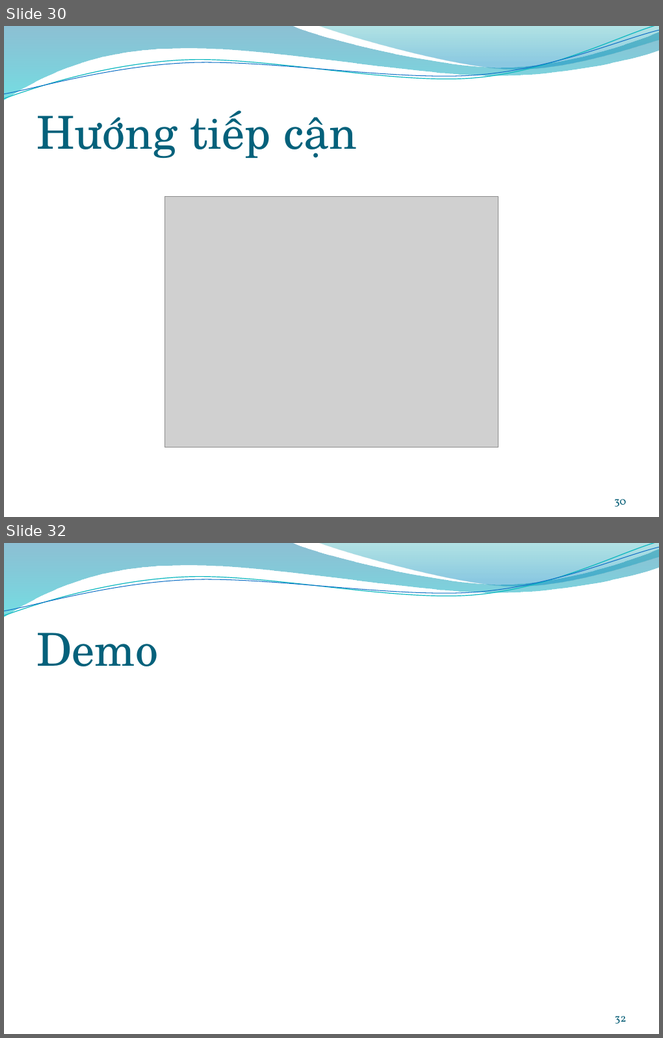
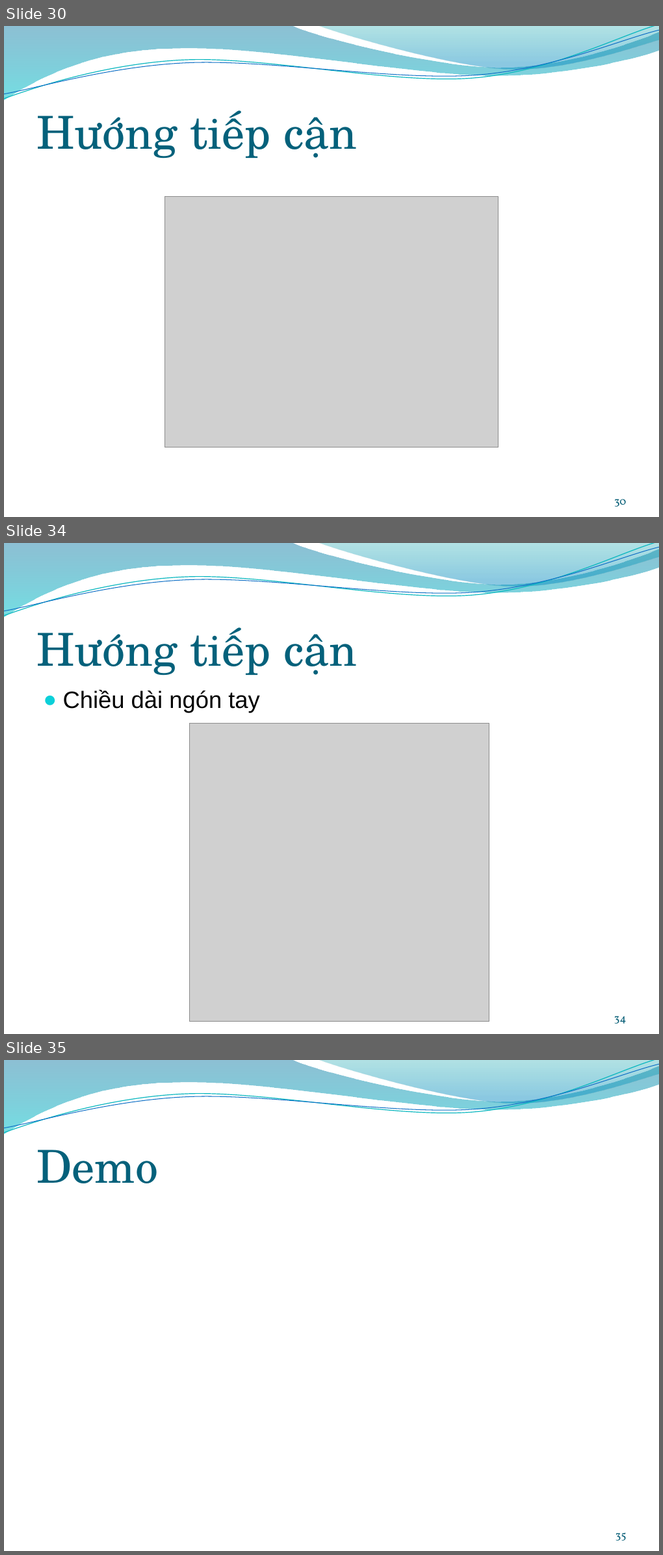
Before and after one commit to trianindiaputra/handgeometry, a slide deck: Documentation/presentation.pptx. Shown one above the other, each under a label of ours: slides 30 and 32 before the commit, slides 30, 34 and 35 after it; the slides between them are not shown. The pictures are 663x1038 and 663x1555 pixels, drawn with LibreOffice and Linux fonts; fonts in the diff are those of the drawing; grey boxes stand for pictures; background and template pictures are left out. Boxes give left, top, right and bottom in pixels: in the first picture for what was removed or moved away, otherwise in the second. Text is boxed around its words. In the diff, an @@ line names an element or a change of style, - is before the commit and + after.

```diff
--- a/Documentation/presentation.pptx
+++ b/Documentation/presentation.pptx
@@ slide 34 added at (x1=4, y1=543, x2=659, y2=1034), background picture (left out); not listed: 4 template elements that a slide beside it also shows @@
@@ title added at (x1=36, y1=627, x2=357, y2=676), 50 pt, text #04617B @@
+Hướng tiếp cận
@@ text added at (x1=63, y1=690, x2=260, y2=713), 26 pt, text #000000 @@
+● Chiều dài ngón tay
@@ picture added at (x1=189, y1=723, x2=489, y2=1022) @@
@@ page number added at (x1=614, y1=1016, x2=627, y2=1024), 12 pt, text #045D75 @@
+34
@@ what was slide 32 is now slide 35 @@
@@ page number at (x1=616, y1=1533, x2=627, y2=1541): text changed @@
-32
+35
```
Also in this commit, not shown: 3 slides changed, 2 other slides added.
